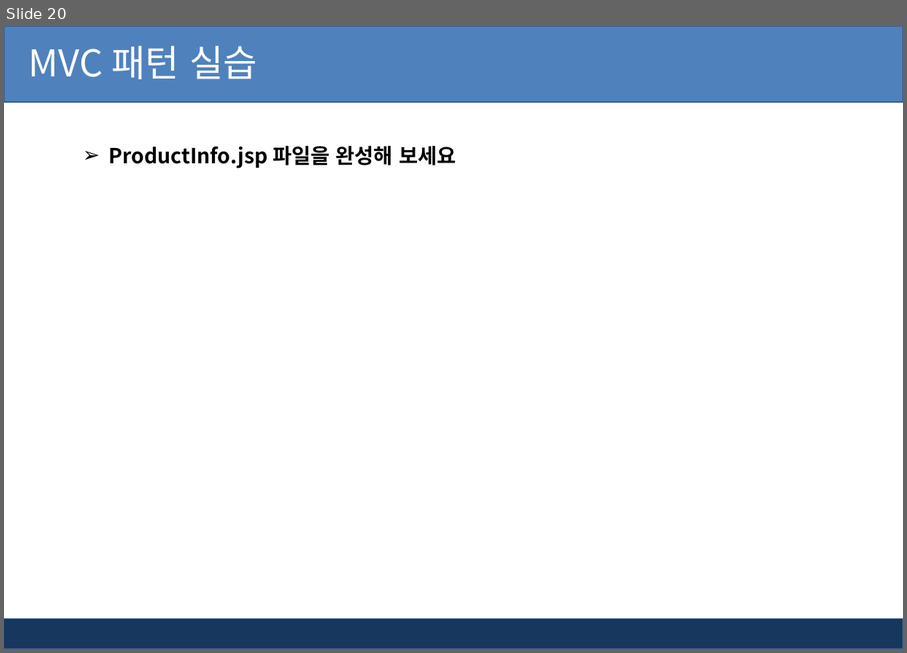
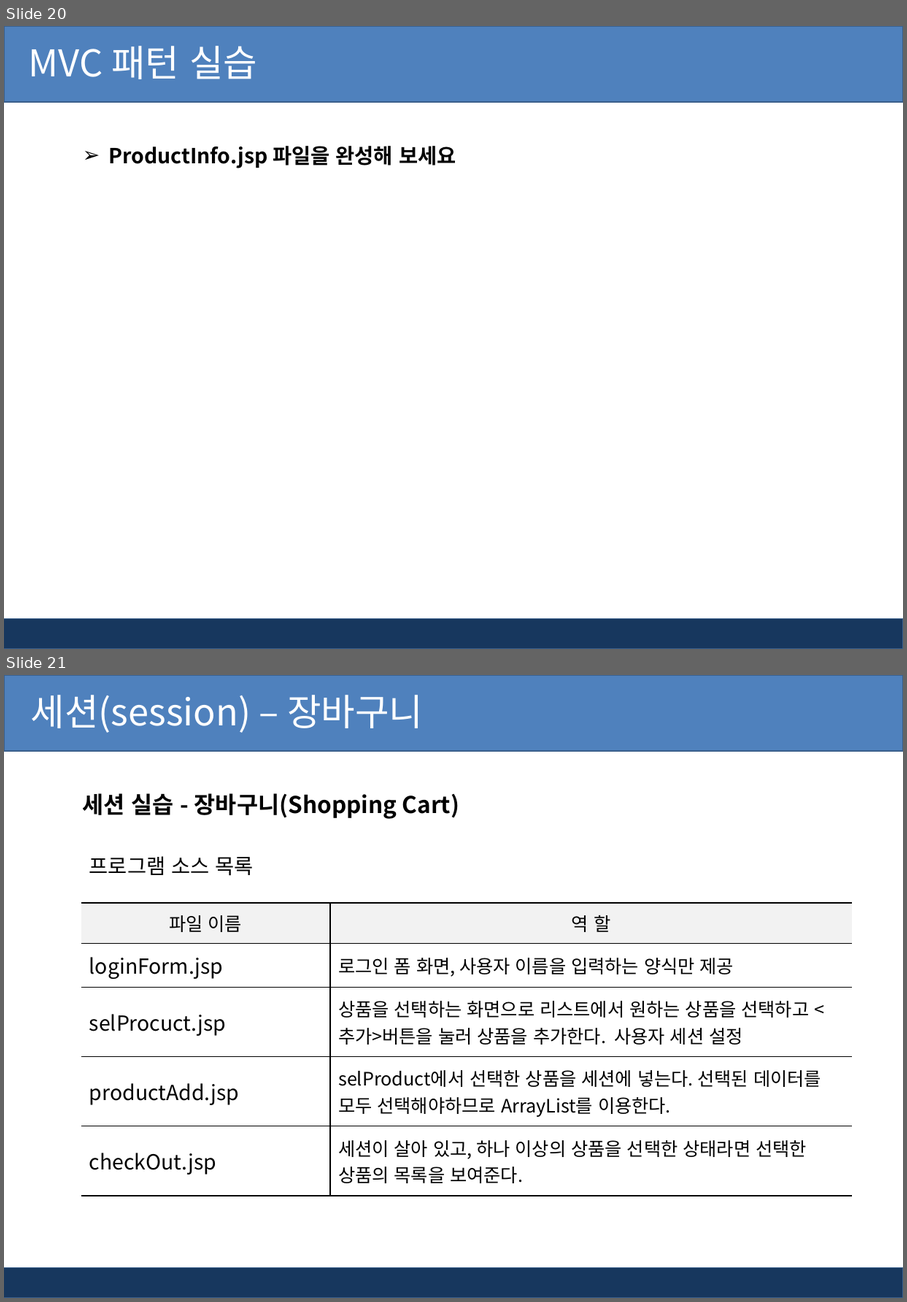
Before and after one commit to kiyongee2/green_project_web, a slide deck: jsp_ppt/13장. Maven 기반 프로젝트.pptx. Shown one above the other, each under a label of ours: slide 20 before the commit, slides 20 and 21 after it. The pictures are 907x653 and 907x1302 pixels, drawn with LibreOffice and Linux fonts; fonts in the diff are those of the drawing; background and template pictures are left out. Boxes give left, top, right and bottom in pixels: in the first picture for what was removed or moved away, otherwise in the second. Text is boxed around its words. In the diff, an @@ line names an element or a change of style, - is before the commit and + after.

```diff
--- a/jsp_ppt/13장. Maven 기반 프로젝트.pptx
+++ b/jsp_ppt/13장. Maven 기반 프로젝트.pptx
@@ slide 21 added at (4, 675, 903, 1298), background #FFFFFF; not listed: 2 template elements that a slide beside it also shows @@
@@ text added at (31, 695, 423, 733), 32 pt, text #FFFFFF @@
+세션(session) – 장바구니
@@ text added at (83, 793, 460, 819), 20 pt, text #000000, bold @@
+세션 실습 - 장바구니(Shopping Cart)
@@ text added at (89, 856, 254, 876), 18 pt, text #000000 @@
+프로그램 소스 목록
@@ table added at (81, 903, 853, 1195), 5 rows, 2 columns @@
+파일 이름 | 역 할
+loginForm.jsp | 로그인 폼 화면, 사용자 이름을 입력하는 양식만 제공
+selProcuct.jsp | 상품을 선택하는 화면으로 리스트에서 원하는 상품을 선택하고 <추가>버튼을 눌러 상품을 추가한다. 사용자 세션 설정
+productAdd.jsp | selProduct에서 선택한 상품을 세션에 넣는다. 선택된 데이터를 모두 선택해야하므로 ArrayList를 이용한다.
+checkOut.jsp | 세션이 살아 있고, 하나 이상의 상품을 선택한 상태라면 선택한 상품의 목록을 보여준다.
```
Also in this commit, not shown: 5 other slides added, 3 other files.
